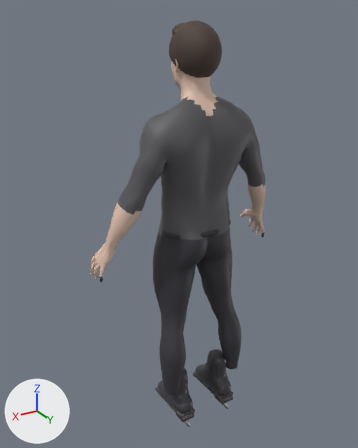
The glTF model public/models/skater-male.glb, before and after one commit.
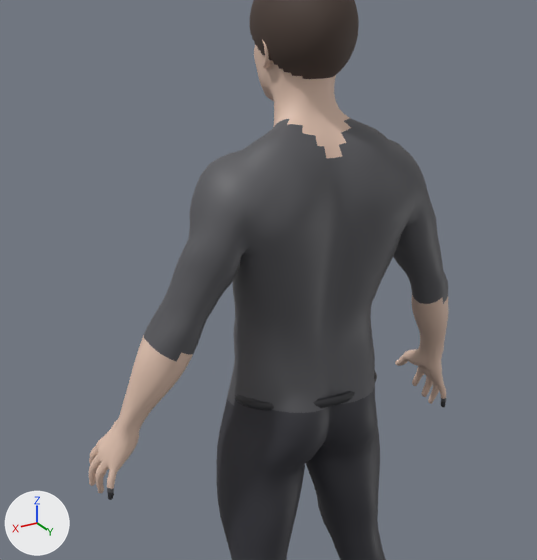
There are two pictures of each version: one whole from a camera (50 mm lens) standing at (1.064, 1.62, 1.801) and looking at (0.043, -0.082, 0.95), one close up on the part from 13% to 86% of the width and 9% to 70% of the height. Arrows for +X, +Y and +Z are at lower left; the lights stay in place. The last two pictures show the newer version. Vertices at exactly the same position are counted once.

Names of what the first close-up shows: 'Skater'.
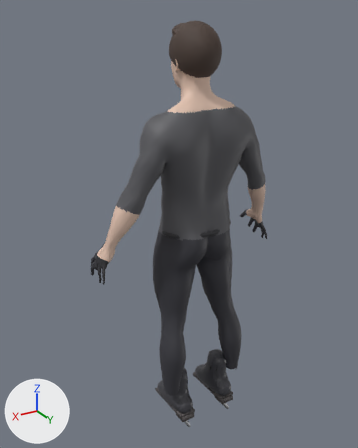
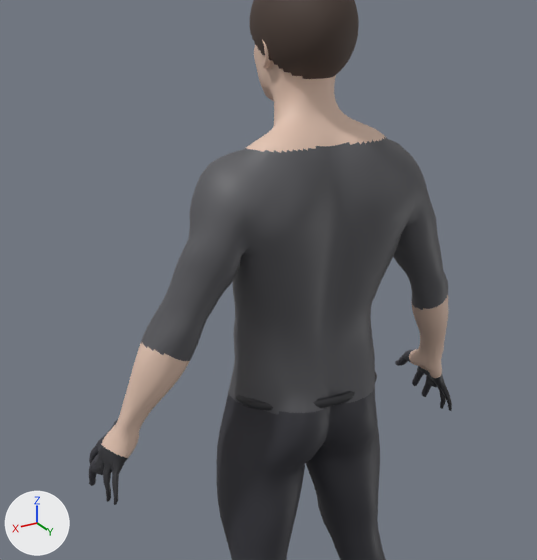
Edits to the scene script, one JSON object a line:
```json
{"block": "me_female_v006lowresuv", "where": "# used by ob_skater; location = (0.0, 0.0, 0.0)"}
{"op": "remove", "block": "me_female_v006lowresuv", "code": "me_female_v006lowresuv.from_pydata(...)  # 12564 vertices, 24648 faces; spans x -0.44..0.44, y -0.18..0.13, z 0.0..1.77"}
{"op": "add", "block": "me_female_v006lowresuv", "code": "me_female_v006lowresuv.from_pydata(...)  # 15946 vertices, 31412 faces; spans x -0.44..0.44, y -0.18..0.13, z 0.0..1.77"}
{"block": "me_female_v006lowresuv", "change": "me_female_v006lowresuv part 1: 115 vertices moved within x -0.44..0.44, y -0.12..0.09, z 0.78..0.97; 206 vertices removed from x -0.44..0.44, y -0.12..-0.06, z 0.77..0.87; 2636 vertices added at x -0.44..0.44, y -0.13..0.11, z 0.78..1.13"}
{"block": "me_female_v006lowresuv", "change": "me_female_v006lowresuv part 2: 3 vertices moved within x -0.08..-0.02, y -0.14..-0.03, z 1.42..1.6; 952 vertices added at x -0.16..0.16, y -0.11..0.08, z 1.36..1.48"}
{"block": "me_female_v006lowresuv", "change": "me_female_v006lowresuv part 3: 958 faces spanning x -0.44..0.44, y -0.18..-0.12, z 0.78..0.92 switch from mat_skin (beige #e5c5b3) to mat_legs (dark grey #38383f)"}
{"block": "me_female_v006lowresuv", "change": "me_female_v006lowresuv part 4: 38 faces spanning x -0.42..0.42, y -0.11..-0.05, z 0.81..0.87 switch from mat_skin (beige #e5c5b3) to mat_glove (dark grey #303035)"}
{"block": "me_female_v006lowresuv", "change": "me_female_v006lowresuv part 5: 156 faces spanning x -0.13..0.13, y -0.09..0.06, z 1.39..1.51 switch from mat_top (dark grey #59595d) to mat_skin (beige #e5c5b3)"}
```

Pixel boxes (x1, y1, x2, y2) of what changed, in the close-ups (537 x 560 px):
```json
{"object": "Skater", "change": "reshaped", "before": [89, 0, 448, 560], "after": [89, 0, 452, 560]}
{"part": 1, "of": "me_female_v006lowresuv", "change": "reshaped", "before": [92, 369, 446, 500], "after": [90, 281, 452, 505]}
{"part": 2, "of": "me_female_v006lowresuv", "change": "reshaped", "after": [229, 124, 398, 171]}
{"part": 3, "of": "me_female_v006lowresuv", "change": "recoloured", "before": [89, 350, 430, 486], "after": [89, 350, 430, 486]}
{"part": 4, "of": "me_female_v006lowresuv", "change": "recoloured", "before": [104, 377, 443, 467], "after": [106, 376, 444, 477]}
{"part": 5, "of": "me_female_v006lowresuv", "change": "recoloured", "before": [258, 117, 376, 142], "after": [258, 117, 376, 142], "on screen": "dark grey to beige"}
```
